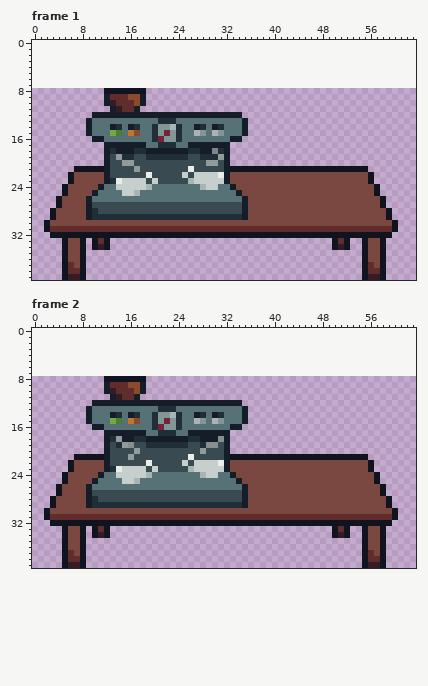
Two versions of one pixel-art file, assets/coffee_machine.aseprite. The picture above is the old version.
64x32 pixels, 5 frames. Colours within 5 levels of each other are drawn and written as one. Shown: frame 1, frame 2. The old version is drawn lined up with the new one, on the new canvas. The commit also changed other frames, which this record leaves out.
New version:
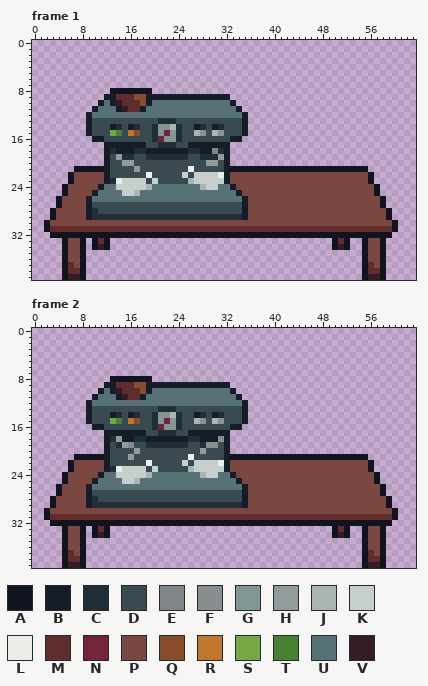
Palette (. is transparent): A #10141f  B #151d28  C #202e37  D #394a50  E #808589  F #868e90  G #819796  H #929b9c  J #a8b5b2  K #c7cfcc  L #ebede9  M #602c2c  N #752438  P #7a4841  Q #884b2b  R #be772b  S #75a743  T #468232  U #577277  V #341c27
Commit message: Minor fixes with coffe machine - perspective
Changes in this commit:
canvas 64x32 -> 64x40, the old top-left corner now at 0,8
Frame 1:
y 8: x 12 A -> .; x 19 . -> A
y 9: x 13 M -> B; x 16 Q -> M; x 18..32 B.............. -> QBBBBBBBBBBBBBB
y 10: x 11..14 .BVM -> BUBV; x 17..33 QB............... -> MQBUUUUUUUUUUUUUB
y 11: x 10..15 ...BVM -> BUUUBV; x 17..34 B................. -> MBUUUUUUUUUUUUUUUB
y 12: x 9..35 .BBBBBBBBBBBBBBBBBBBBBBBBB. -> BUUUUUUUUUUUUUUUUUUUUUUUUUB
y 13: x 10..20 UUUUUUUUUUU -> DDDDDDDDDDD; x 24..34 UUUUUUUUUUU -> DDDDDDDDDDD
y 14..15: x 10..12 UUU -> DDD; x 15 U -> D; x 18..19 UU -> DD; x 25..26 UU -> DD; x 29 U -> D; x 32..34 UUU -> DDD
y 16: x 12..19 UUUUUUUU -> DDDDDDDD; x 25..32 UUUUUUUU -> DDDDDDDD
y 17: x 19..20 UU -> DD; x 24..25 UU -> DD
Frame 2: the same change as frame 1
